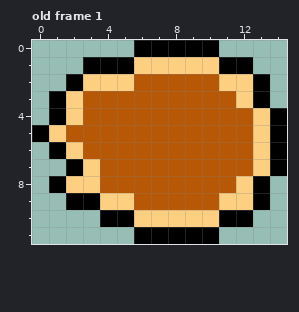
A pixel-art file gets an edit: Aseprite/PrimalAspid_Proyectile.aseprite. That is the earlier state.
15x12 pixels, 1 frame. Shown: old frame 1. The commit also changed other frames, which this record leaves out.
New version:
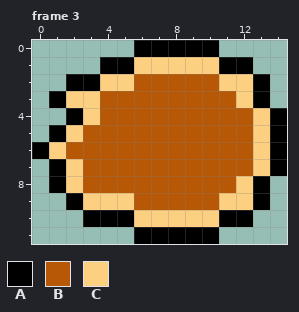
Palette (. is transparent): A #000000  B #b75806  C #fdcf81
A new or re-ordered frame is compared with the old frame closest to it.
Diff:
frames 1 -> 4
--- frame 3 is new; against old frame 1
@@ x 0..5 @@
  0 ......
- 1 ...AAA
- 2 ..ACCC
- 3 .ACBBB
- 4 .ACBBB
- 5 ACBBBB
- 6 .ACBBB
- 7 ..ACBB
- 8 .ACCBB
- 9 ..AACC
-10 ....AA
+ 1 ....AA
+ 2 ..AACC
+ 3 .ACCBB
+ 4 ..ACBB
+ 5 .ACBBB
+ 6 ACBBBB
+ 7 .ACBBB
+ 8 .ACBBB
+ 9 ..ACCC
+10 ...AAA
 11 ......
Pixel boxes of the changes (left, top, right, bottom) in both pictures:
changed: (32, 57, 100, 227)
